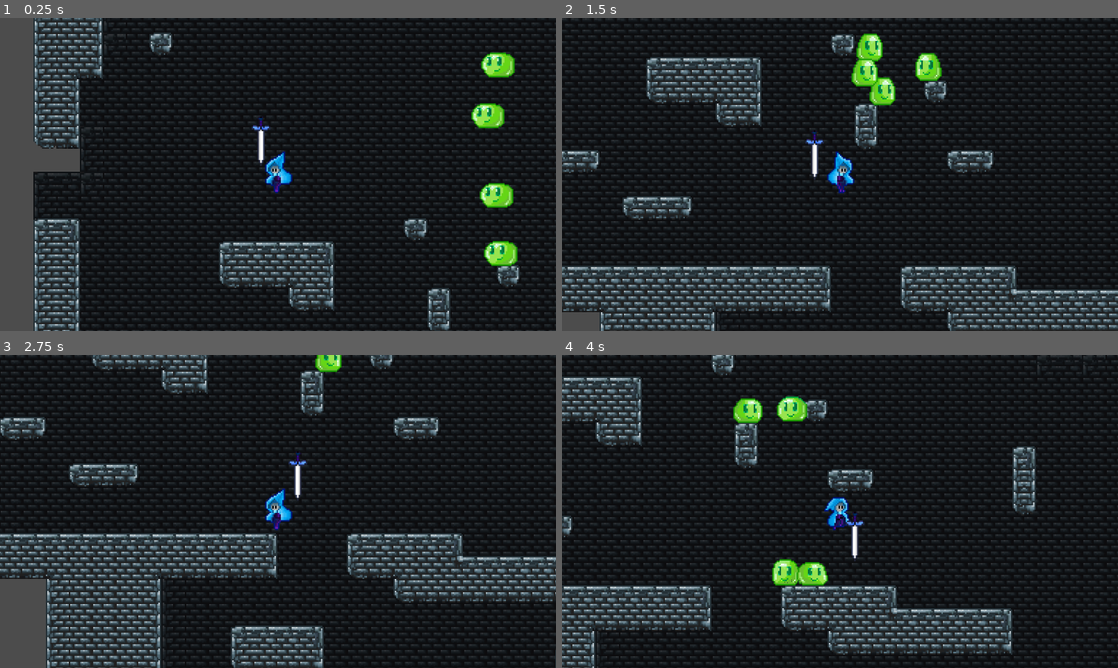
Above: before the commit, frames 1-4 (two rows, left to right).
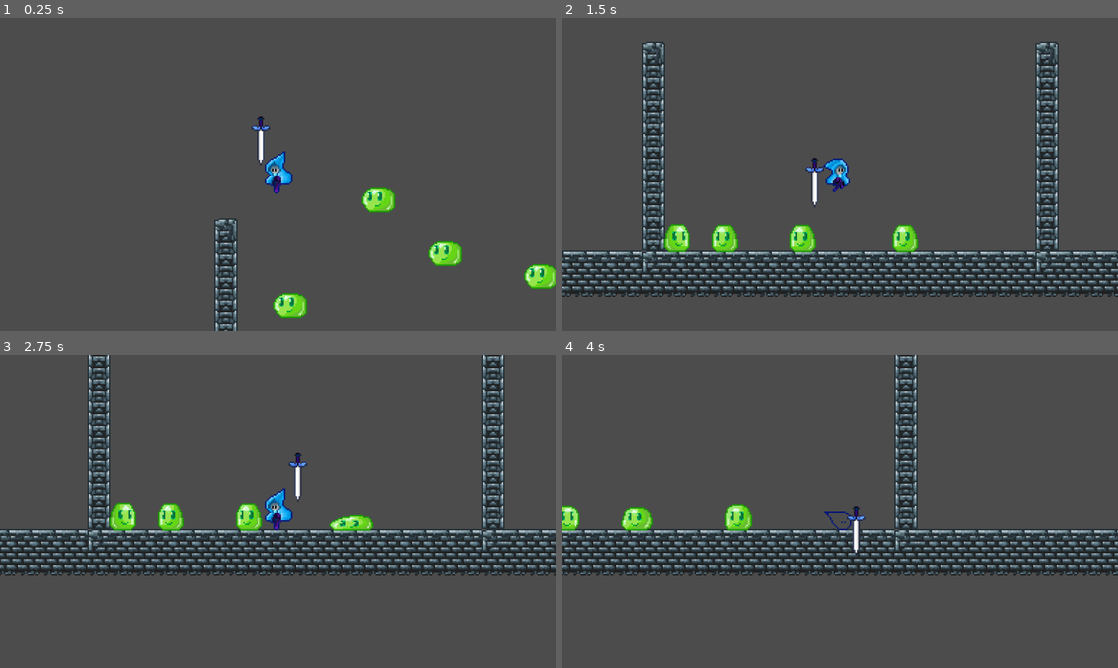
Above: after the commit, the same moments.

Repository: suomanic/LittleBlueHat
Game: Godot game, scene res://Levels/TestLevel.tscn
The game is run twice, just before and just after one commit, with the same random seed, the same clock (stepped at 60 frames per second) and the same inputs.
Inputs (mouse positions are in pixels of both pictures, inside the frame that each line leads up to):
- Up to frame 1 (0.25 s): no input
- Up to frame 2 (1.5 s): move the mouse to (962, 158) at 0.52 s; hold Space (jump) 0.53-1.28 s; hold D (move_right) from 0.53 s (still down); move the mouse to (728, 190) at 1.27 s; tap S (Crouch) at 1.35 s
- Up to frame 3 (2.75 s): tap Space (jump) at 1.52, 1.55, 1.82 s; move the mouse to (333, 442) at 2.02 s; release D (move_right) at 2.03 s; hold A (move_left) from 2.03 s (still down); hold Space (jump) from 2.03 s (still down); click (333, 442) at 2.1 s
- Up to frame 4 (4 s): move the mouse to (812, 574) at 2.77 s; release A (move_left) at 2.78 s; release Space (jump) at 2.78 s; hold D (move_right) from 2.78 s (still down); tap Space (jump) at 2.85, 3.02, 3.32, 3.77, 3.8 s; move the mouse to (1006, 558) at 3.52 s; hold S (Crouch) from 3.53 s (still down)

The runs differ from the first frame. In frame 1, 90% of the frame differs, in the area x 6-100%, y 0-100%; in frame 2, 91%; in frame 3, 88%; in frame 4, 92%, in the area x 0-100%, y 0-100%.

Commit message:
Add:史莱姆冰块眨眼动画，受击打抖动，代码整理

Diff:
--- a/Actors/Enemy/Slime/Slime.gd
+++ b/Actors/Enemy/Slime/Slime.gd
@@ -17,6 +17,8 @@
 onready var sprite_sheet = $AnimationSheet
 
 onready var collision_module = $SlimeCollision
+onready var movement_module = $SlimeMovement
+
 onready var physic_collsion = $PhysicCollision
 onready var hit_collision = $HitBox/CollisionShape2D
 
@@ -35,20 +37,11 @@
 #func _integrate_forces(state) -> void:
 #	var is_on_ground = state.get_contact_count() > 0 and int(state.get_contact_collider_position(0).y) >= int(global_position.y)
 
-
-#Animation call function
-func _move():
-	if is_moving_left:
-		apply_central_impulse(Vector2(-100,-50))
-	else:
-		apply_central_impulse(Vector2(100,-50))
-
-
 func _turn_around():
 	if f_ray_cast.is_colliding() and moving_finished and !b_ray_cast.is_colliding():
 		is_moving_left = !is_moving_left
 		sprite_sheet.scale.x = -sprite_sheet.scale.x
-		f_ray_cast.position.x = -f_ray_cast.position.x
+		f_ray_cast.rotation= -f_ray_cast.rotation
 		b_ray_cast.position.x = -b_ray_cast.position.x
 		hit_collision.scale.x = -hit_collision.scale.x
 		get_node("PhysicCollision").scale.x = -get_node("PhysicCollision").scale.x
@@ -59,9 +52,18 @@
 
 func _on_HitBox_area_entered(area):
 	if area.is_in_group("Ice"):
-		if global_position.x - area.owner.global_position.x > 0:
+		if global_position.x - area.owner.owner.get_node("Character").global_position.x > 0:
 			is_hurt_move_left = true
-		elif global_position.x - area.owner.global_position.x < 0:
+		elif global_position.x - area.owner.owner.get_node("Character").global_position.x < 0:
 			is_hurt_move_left = false
-		state_machine.change_state(NtoIState.new(self))
+
+		match element_state:
+			"Normal":
+				state_machine.change_state(NtoIState.new(self))
+			"Ice":
+				anim_player.play("I_Shake_Anim")
+			"Fire":
+				pass
+
+
 	pass # Replace with function body.
--- a/Actors/Enemy/Slime/Slime.tscn
+++ b/Actors/Enemy/Slime/Slime.tscn
@@ -1,15 +1,16 @@
-[gd_scene load_steps=11 format=2]
+[gd_scene load_steps=14 format=2]
 
 [ext_resource path="res://Assets/Enemy/Slime/slime-Sheet.png" type="Texture" id=1]
 [ext_resource path="res://Shader/smooth_pixel.tres" type="Material" id=2]
 [ext_resource path="res://Actors/Enemy/Slime/Slime.gd" type="Script" id=3]
 [ext_resource path="res://Actors/Enemy/Slime/SlimeCollision.gd" type="Script" id=4]
+[ext_resource path="res://Actors/Enemy/Slime/SlimeMovement.gd" type="Script" id=5]
 
 [sub_resource type="CapsuleShape2D" id=7]
-radius = 9.0
+radius = 8.0
 height = 0.0
 
-[sub_resource type="Animation" id=2]
+[sub_resource type="Animation" id=8]
 resource_name = "I_Idle_Anim"
 loop = true
 tracks/0/type = "value"
@@ -22,7 +23,41 @@
 "times": PoolRealArray( 0 ),
 "transitions": PoolRealArray( 1 ),
 "update": 1,
-"values": [ 19 ]
+"values": [ 20 ]
+}
+
+[sub_resource type="Animation" id=9]
+resource_name = "I_Shake_Anim"
+length = 0.15
+step = 0.05
+tracks/0/type = "value"
+tracks/0/path = NodePath("AnimationSheet:position")
+tracks/0/interp = 1
+tracks/0/loop_wrap = true
+tracks/0/imported = false
+tracks/0/enabled = true
+tracks/0/keys = {
+"times": PoolRealArray( 0, 0.05, 0.1, 0.15 ),
+"transitions": PoolRealArray( 1, 1, 1, 1 ),
+"update": 0,
+"values": [ Vector2( 0, 0 ), Vector2( 0.5, 0 ), Vector2( -0.5, 0 ), Vector2( 0, 0 ) ]
+}
+
+[sub_resource type="Animation" id=2]
+resource_name = "I_Wink_Anim"
+length = 0.2
+step = 0.05
+tracks/0/type = "value"
+tracks/0/path = NodePath("AnimationSheet:frame")
+tracks/0/interp = 1
+tracks/0/loop_wrap = true
+tracks/0/imported = false
+tracks/0/enabled = true
+tracks/0/keys = {
+"times": PoolRealArray( 0, 0.05, 0.1, 0.15 ),
+"transitions": PoolRealArray( 1, 1, 1, 1 ),
+"update": 1,
+"values": [ 19, 21, 22, 20 ]
 }
 
 [sub_resource type="Animation" id=3]
@@ -58,7 +93,7 @@
 "values": [ 0, 1, 2, 3, 4, 5, 6, 7 ]
 }
 tracks/1/type = "method"
-tracks/1/path = NodePath(".")
+tracks/1/path = NodePath("SlimeMovement")
 tracks/1/interp = 1
 tracks/1/loop_wrap = true
 tracks/1/imported = false
@@ -68,7 +103,7 @@
 "transitions": PoolRealArray( 1 ),
 "values": [ {
 "args": [  ],
-"method": "_move"
+"method": "normal_move"
 } ]
 }
 
@@ -117,17 +152,23 @@
 
 [node name="AnimationSheet" type="Sprite" parent="."]
 material = ExtResource( 2 )
+position = Vector2( 0.5, 0 )
 texture = ExtResource( 1 )
-hframes = 20
+hframes = 8
+vframes = 3
+frame = 20
 
 [node name="PhysicCollision" type="CollisionShape2D" parent="."]
 shape = SubResource( 7 )
 
 [node name="AnimationPlayer" type="AnimationPlayer" parent="."]
-anims/I_Idle_Anim = SubResource( 2 )
+anims/I_Idle_Anim = SubResource( 8 )
+anims/I_Shake_Anim = SubResource( 9 )
+anims/I_Wink_Anim = SubResource( 2 )
 anims/N_Idle_Anim = SubResource( 3 )
 anims/N_Move_Anim = SubResource( 4 )
 anims/NtoI = SubResource( 5 )
+script = ExtResource( 5 )
 
 [node name="HitBox" type="Area2D" parent="." groups=[
 "HurtBox",
@@ -139,18 +180,21 @@
 shape = SubResource( 6 )
 
 [node name="FrontRayCast" type="RayCast2D" parent="."]
-position = Vector2( -19, -26 )
+rotation = 1.5708
+enabled = true
+cast_to = Vector2( 0, 15 )
+collision_mask = 6
+
+[node name="BackRayCast" type="RayCast2D" parent="."]
+position = Vector2( 19, -26 )
 enabled = true
 cast_to = Vector2( 0, 25 )
 collision_mask = 6
 
-[node name="BackRayCast" type="RayCast2D" parent="."]
-position = Vector2( 21, -26 )
-enabled = true
-cast_to = Vector2( 0, 25 )
-collision_mask = 6
-
 [node name="SlimeCollision" type="Node" parent="."]
 script = ExtResource( 4 )
 
+[node name="SlimeMovement" type="Node" parent="."]
+script = ExtResource( 5 )
+
 [connection signal="area_entered" from="HitBox" to="." method="_on_HitBox_area_entered"]
--- a/Actors/Enemy/Slime/SlimeCollision.gd
+++ b/Actors/Enemy/Slime/SlimeCollision.gd
@@ -3,7 +3,7 @@
 func _ready():
 	pass
 
-func ice_physic_collision():
+func change_ice_collision():
 	owner.physic_collsion.set_shape(RectangleShape2D.new())
 	owner.physic_collsion.shape.extents = Vector2(11,10.5)
 
--- /dev/null
+++ b/Actors/Enemy/Slime/SlimeMovement.gd
@@ -0,0 +1,8 @@
+extends Node
+
+#Animation call function
+func normal_move():
+	if owner.is_moving_left:
+		owner.apply_central_impulse(Vector2(-100,-50))
+	else:
+		owner.apply_central_impulse(Vector2(100,-50))
--- a/Actors/Enemy/Slime/State/Ice_Idle.gd
+++ b/Actors/Enemy/Slime/State/Ice_Idle.gd
@@ -1,4 +1,6 @@
 extends State
+
+var counter = randi() % 5 + 5
 
 func _init(o).(o):
 	pass
@@ -8,7 +10,10 @@
 	pass
 
 func execute():
-	pass
+	counter -= owner.get_physics_process_delta_time()
+	if counter < 0:
+		owner.anim_player.play("I_Wink_Anim")
+		counter = randi() % 5 + 5
 
 func exit():
 	pass
--- a/Actors/Enemy/Slime/State/NtoI.gd
+++ b/Actors/Enemy/Slime/State/NtoI.gd
@@ -8,7 +8,7 @@
 func enter():
 	owner.anim_player.play("NtoI")
 	owner.element_state = "Ice"
-	connect("change_to_ice",owner.collision_module,"ice_physic_collision")
+	connect("change_to_ice",owner.collision_module,"change_ice_collision")
 	emit_signal("change_to_ice")
 	pass
 
--- a/Actors/Player/Character/AnimState/Fall.gd
+++ b/Actors/Player/Character/AnimState/Fall.gd
@@ -4,6 +4,7 @@
 	pass
 
 func enter():
+	print_debug("Fall")
 	owner.owner.animation_player.play("Fall_Anim")
 	pass
 
--- a/Actors/Player/Character/AnimState/UptoFall.gd
+++ b/Actors/Player/Character/AnimState/UptoFall.gd
@@ -15,7 +15,7 @@
 	jf =  owner.owner.movement_module.jump_force
 	djf = owner.owner.movement_module.double_jump_force
 	up_anim_count = 2 * jf / 7
-	double_anim_count = 2 * djf / 7
+	double_anim_count = 2 * djf / 6
 
 func execute():
 	velocity_y = owner.owner.velocity.y
--- a/Actors/Player/Character/Character.movement.gd
+++ b/Actors/Player/Character/Character.movement.gd
@@ -22,9 +22,6 @@
 	apply_gravity(delta)
 	owner.velocity = owner.move_and_slide(owner.velocity,Vector2.UP,false,4,PI/4,false)
 
-
-	print_debug(owner.is_on_floor())
-
 	if owner.is_on_floor():
 		jump_count = 0
 		_coyote_counter = coyote_time
@@ -38,7 +35,7 @@
 
 func jump():
 	# single jump
-	if _coyote_counter > 0 and _jump_buffer_counter > 0 and  jump_count == 0:
+	if _coyote_counter > 0 and _jump_buffer_counter > 0 and jump_count == 0:
 		 owner.velocity.y = -jump_force;
 		 _jump_buffer_counter = 0
 		 jump_count += 1
@@ -53,7 +50,6 @@
 		 _jump_buffer_counter = 0
 		 jump_count += 1
 
-
 func move():
 	if owner.owner.input_module.get_direction().x == 0:
 		if owner.velocity.x > 0:
@@ -65,6 +61,7 @@
 	elif owner.owner.input_module.is_left_pressed:
 		owner.velocity.x = max(owner.velocity.x - owner.acceleration,-max_speed)
 
+#简单复制，需要修改
 func crouch_move():
 	if owner.owner.input_module.get_direction().x == 0:
 		if owner.velocity.x > 0:
@@ -75,7 +72,6 @@
 		owner.velocity.x = min(owner.velocity.x + owner.acceleration,20)
 	elif owner.owner.input_module.is_left_pressed:
 		owner.velocity.x = max(owner.velocity.x - owner.acceleration,-20)
-
 
 func apply_gravity(delta):
 	if owner.velocity.y < 0 and Input.is_action_just_released("jump"):
--- a/Actors/Player/Character/Character.tscn
+++ b/Actors/Player/Character/Character.tscn
@@ -181,7 +181,7 @@
 }
 
 [sub_resource type="RectangleShape2D" id=13]
-extents = Vector2( 3, 11 )
+extents = Vector2( 4, 11 )
 
 [node name="Character" type="KinematicBody2D"]
 collision_mask = 3
@@ -232,7 +232,7 @@
 texture = ExtResource( 1 )
 hframes = 7
 vframes = 7
-frame = 11
+frame = 47
 
 [node name="Standing_Shape" type="CollisionShape2D" parent="."]
 position = Vector2( 0, 1 )
--- a/Actors/Player/Character/MovementState/Idle.gd
+++ b/Actors/Player/Character/MovementState/Idle.gd
@@ -4,6 +4,7 @@
 	pass
 
 func enter():
+	print_debug("Run")
 	pass
 
 func execute():
--- a/Actors/Player/Character/MovementState/Up.gd
+++ b/Actors/Player/Character/MovementState/Up.gd
@@ -4,6 +4,7 @@
 	pass
 
 func enter():
+	print_debug("Up")
 	pass
 
 func execute():
--- a/Actors/Player/Weapon/Sword/Sword.tscn
+++ b/Actors/Player/Weapon/Sword/Sword.tscn
@@ -5,7 +5,7 @@
 [ext_resource path="res://Shader/smooth_pixel.tres" type="Material" id=3]
 
 [sub_resource type="RectangleShape2D" id=1]
-extents = Vector2( 13, 18 )
+extents = Vector2( 15, 18 )
 
 [sub_resource type="Animation" id=2]
 length = 0.4
@@ -50,7 +50,7 @@
 position = Vector2( -5.5, -8 )
 
 [node name="CollisionShape2D" type="CollisionShape2D" parent="Sprite/SwordAttackArea"]
-position = Vector2( 17, 6 )
+position = Vector2( 15, 6 )
 shape = SubResource( 1 )
 disabled = true
 
--- a/Levels/TestLevel.tscn
+++ b/Levels/TestLevel.tscn
@@ -232,16 +232,16 @@
 tile_data = PoolIntArray( -851969, 0, 0, -917504, 0, 1, -917503, 0, 1, -917502, 0, 1, -917501, 0, 1, -917500, 0, 1, -91 …(17178 unchanged characters)…
 
 [node name="Slime9" parent="." instance=ExtResource( 6 )]
-position = Vector2( 282, 74 )
+position = Vector2( -344, 106 )
 
 [node name="Slime12" parent="." instance=ExtResource( 6 )]
-position = Vector2( 279, 34 )
+position = Vector2( -410, 90 )
 
 [node name="Slime15" parent="." instance=ExtResource( 6 )]
-position = Vector2( 280, -56 )
+position = Vector2( -517, 126 )
 
 [node name="Slime17" parent="." instance=ExtResource( 6 )]
-position = Vector2( 273, -21 )
+position = Vector2( -456, 53 )
 
 [node name="Player" parent="." instance=ExtResource( 1 )]
-position = Vector2( 121, 8 )
+position = Vector2( -532, 24 )
Binary file removed: Assets/Enemy/Slime/IceSlime.png
Not shown, removed: Assets/Enemy/Slime/IceSlime.png.import
Binary file changed: Assets/Enemy/Slime/slime-Sheet.png
